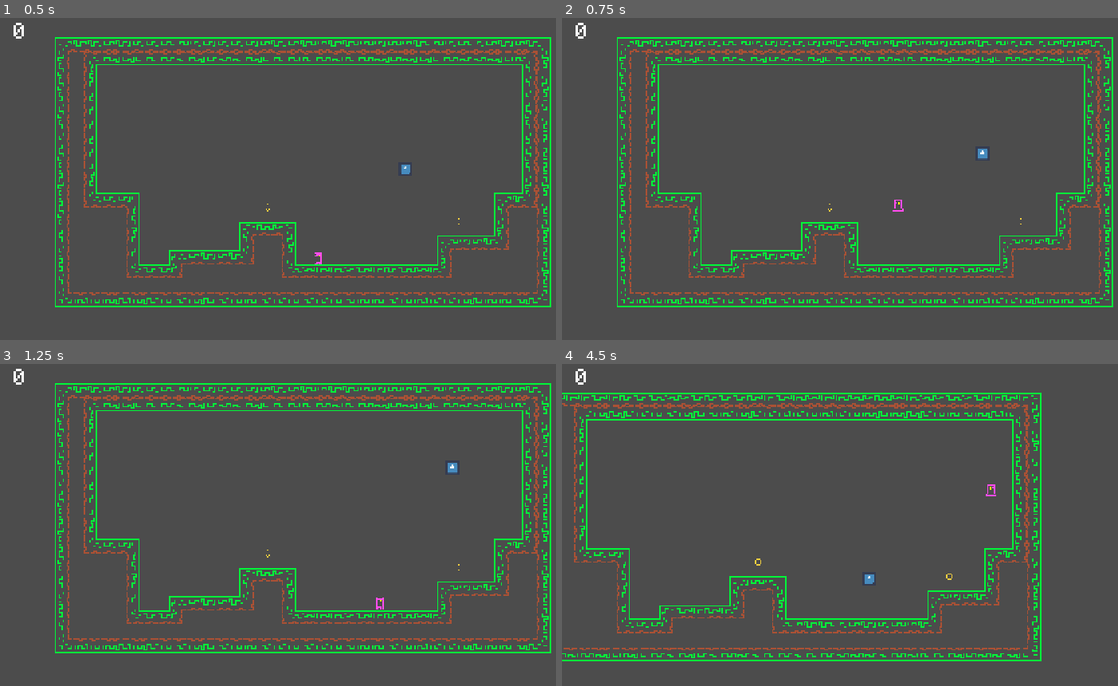
Above: before the commit, frames 1-4 (two rows, left to right).
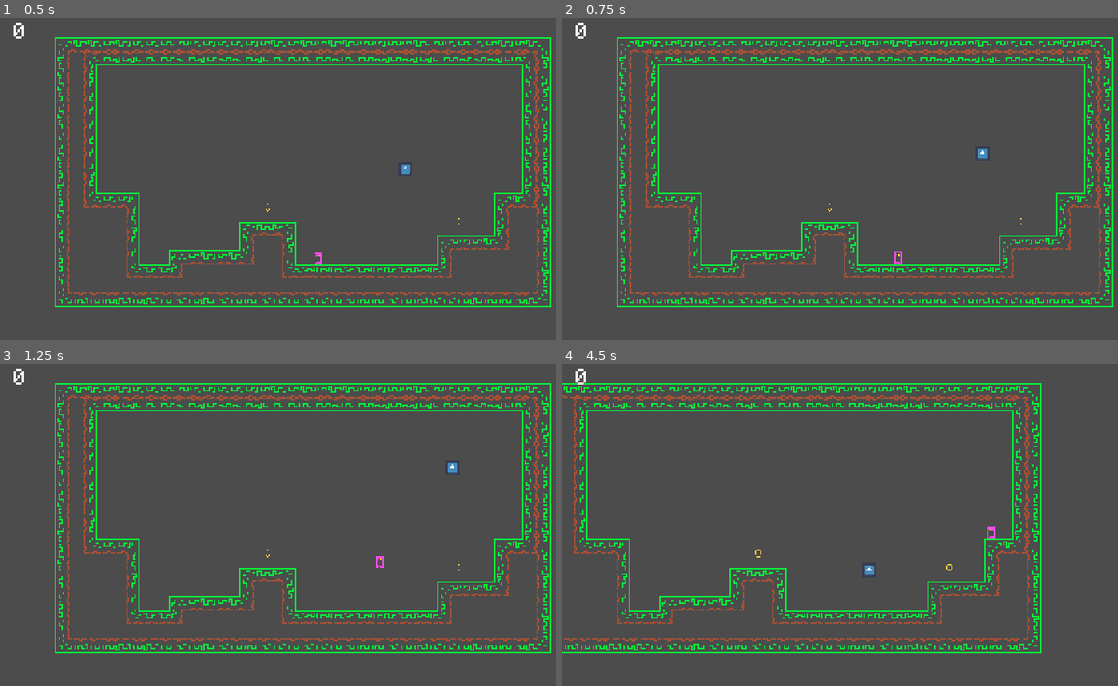
Above: after the commit, the same moments.

Repository: kmatt10/ret_plat_tut
Game: Godot game, scene res://levels/Level01.tscn
Two runs of this game, one before a commit and one after it. Both use one fixed random seed, a clock stepped at 60 frames per second and the inputs below. The engine's default icon, where the game draws it, is replaced by a stand-in: a white triangle on a blue panel in a dark square. Sound files missing from this copy of the repository are replaced by a short silence.
Inputs:
- Up to frame 1 (0.5 s): no input
- Up to frame 2 (0.75 s): hold D (move_right) from 0.53 s (still down); tap Space (throw, bound only after the commit) at 0.6 s
- Up to frame 3 (1.25 s): keep holding D (move_right); tap Up (jump) at 0.77 s
- Up to frame 4 (4.5 s): tap Space (throw, bound only after the commit) every 0.75 s from 1.35 to 4.35 s; tap Up (jump) at 1.52, 3.02, 3.77 s; release D (move_right) at 2.03 s; hold A (move_left) 2.03-2.78 s; hold D (move_right) 2.78-4.28 s; hold A (move_left) from 4.28 s (still down)

Frame 1 is identical in both runs. In frame 2, less than 0.1% of the frame differs, in the area x 59-62%, y 56-77%; in frame 3, less than 0.1%; in frame 4, 11%, in the area x 0-87%, y 5-93%.

Commit message:
Catch and Launch ability
Enhanced catching so that any contact with the ball will catch it, and now have the ability to launch it as a player. NEXT: add ability to aim where the ball will launch

Diff:
--- a/player/Ball.gd
+++ b/player/Ball.gd
@@ -14,6 +14,10 @@
 
 func is_free():
 	return ball_state == BallState.FREE
+
+func set_free():
+	velocity = (Vector2.UP + Vector2.RIGHT).normalized()
+	ball_state = BallState.FREE
 
 # Called when the node enters the scene tree for the first time.
 func _ready():
@@ -35,3 +39,8 @@
 	if !is_free():
 		position.x = player_obj.position.x + 20
 		position.y = player_obj.position.y - 10
+
+
+func _on_CatchArea_body_entered(body):
+	if body.name == "Player":
+		ball_state = BallState.CAUGHT
--- a/player/Ball.tscn
+++ b/player/Ball.tscn
@@ -1,10 +1,13 @@
-[gd_scene load_steps=4 format=2]
+[gd_scene load_steps=5 format=2]
 
 [ext_resource path="res://icon.png" type="Texture" id=1]
 [ext_resource path="res://player/Ball.gd" type="Script" id=2]
 
 [sub_resource type="CircleShape2D" id=1]
 radius = 27.0
+
+[sub_resource type="RectangleShape2D" id=2]
+extents = Vector2( 35, 35 )
 
 [node name="Ball" type="KinematicBody2D"]
 scale = Vector2( 0.75, 0.75 )
@@ -16,3 +19,10 @@
 
 [node name="CollisionShape2D" type="CollisionShape2D" parent="."]
 shape = SubResource( 1 )
+
+[node name="CatchArea" type="Area2D" parent="."]
+
+[node name="CollisionShape2D" type="CollisionShape2D" parent="CatchArea"]
+shape = SubResource( 2 )
+
+[connection signal="body_entered" from="CatchArea" to="." method="_on_CatchArea_body_entered"]
--- a/player/Player.gd
+++ b/player/Player.gd
@@ -11,11 +11,16 @@
 	# reset horizontal velocity
 	velocity.x = 0
 
+	#---button actions---
 	# set horizontal velocity
 	if Input.is_action_pressed("move_right"):
 		velocity.x += move_speed
 	if Input.is_action_pressed("move_left"):
 		velocity.x -= move_speed
+
+	if Input.is_action_just_pressed("throw"):
+		if !ball_obj.is_free():
+			ball_obj.set_free()
 
 	# apply gravity
 	# player always has downward velocity
--- a/project.godot
+++ b/project.godot
@@ -72,7 +72,11 @@
 jump={
 "deadzone": 0.5,
 "events": [ Object(InputEventKey,"resource_local_to_scene":false,"resource_name":"","device":0,"alt":false,"shift":false,"control":false,"meta":false,"command":false,"pressed":false,"scancode":16777232,"physical_scancode":0,"unicode":0,"echo":false,"script":null)
-, Object(InputEventKey,"resource_local_to_scene":false,"resource_name":"","device":0,"alt":false,"shift":false,"control":false,"meta":false,"command":false,"pressed":false,"scancode":32,"physical_scancode":0,"unicode":0,"echo":false,"script":null)
+ ]
+}
+throw={
+"deadzone": 0.5,
+"events": [ Object(InputEventKey,"resource_local_to_scene":false,"resource_name":"","device":0,"alt":false,"shift":false,"control":false,"meta":false,"command":false,"pressed":false,"scancode":32,"physical_scancode":0,"unicode":0,"echo":false,"script":null)
  ]
 }
 
